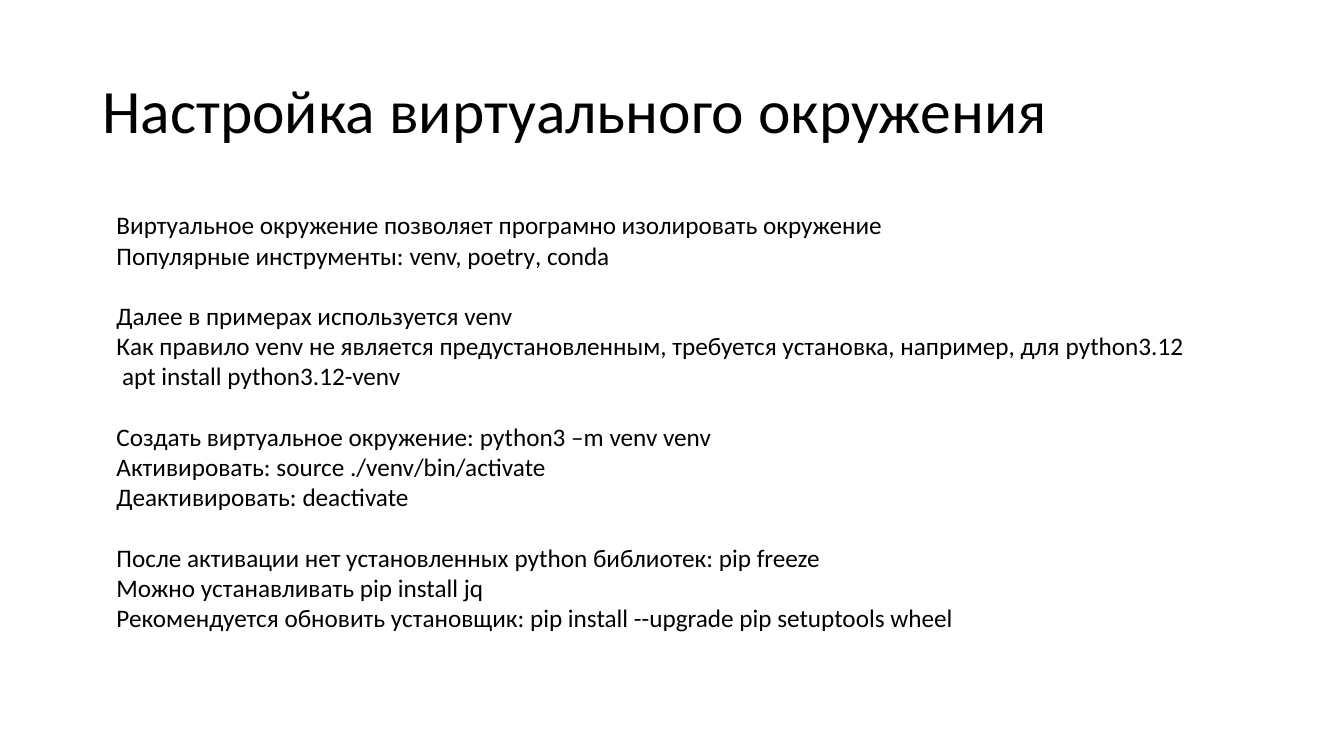
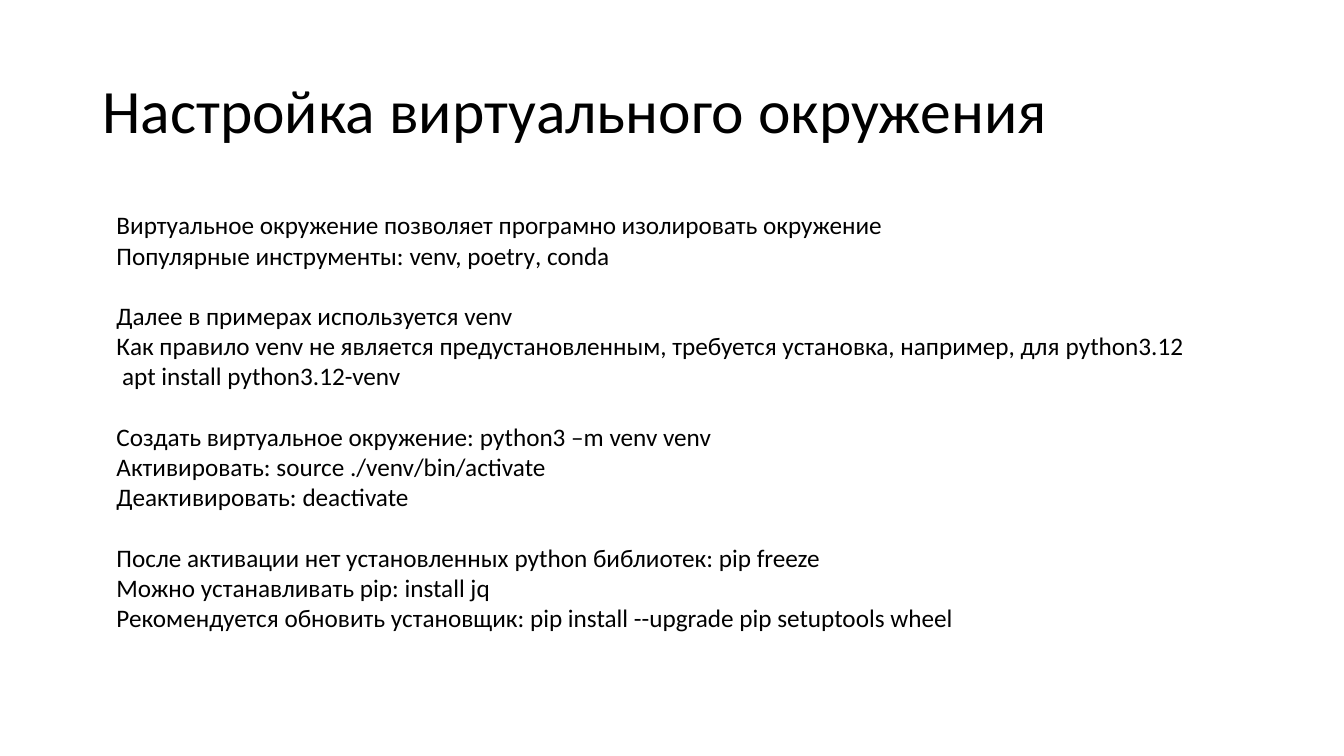
Before and after one commit to yurichernyshov/Safety-GenAI-course, a slide deck: slide 16 of Labs/1/Настройка инфраструктуры.pptx. Drawn at 1344x756 pixels with LibreOffice and Linux fonts; fonts in the diff are those of the drawing; background and template pictures are left out. Boxes give left, top, right and bottom in pixels: in the first picture for what was removed or moved away, otherwise in the second. Text is boxed around its words. In the diff, an @@ line names an element or a change of style, - is before the commit and + after.

```diff
--- a/Labs/1/Настройка инфраструктуры.pptx
+++ b/Labs/1/Настройка инфраструктуры.pptx
@@ text at (x1=116, y1=579, x2=489, y2=602): text changed @@
-Можно устанавливать pip install jq
+Можно устанавливать pip: install jq
```
Also in this commit, not shown: 7 other slides changed, 1 slide removed.
